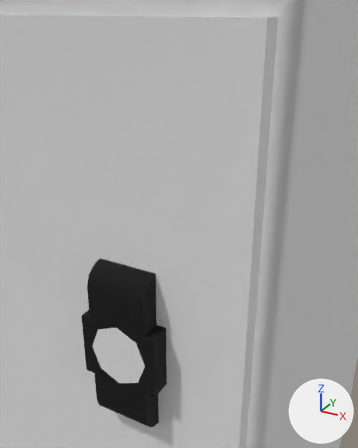
Renders of the COLLADA model scenery/reds_panels_and_operators/models/main_panel_small_layout2.dae from each side of a commit.
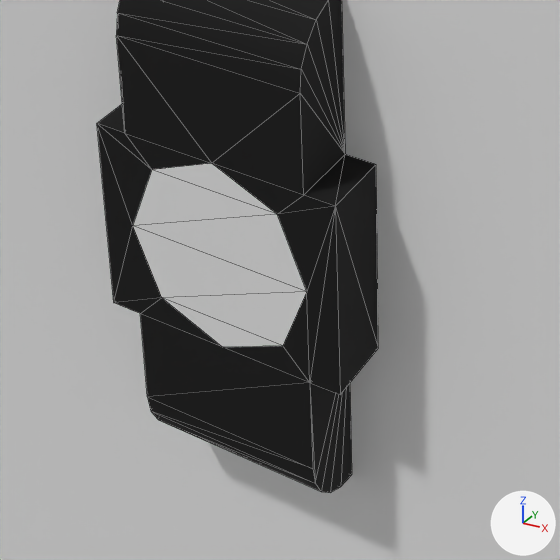
Each version appears first from a camera (50 mm lens) standing at (0.1999, -0.1283, 0.4477) and looking at (0.1275, 0.0034, 0.3819), and next in a close-up on the part from 15% to 62% of the width and 62% to 100% of the height. Every picture has the same lights, and +X, +Y and +Z are marked at lower right. The close-ups show mesh edges as thin lines. Where no turn or scale is listed for an object, it has been applied to the vertices. Vertices at the same position are counted once.

In view in the first close-up: 'panel', 'panel_door_lock'.
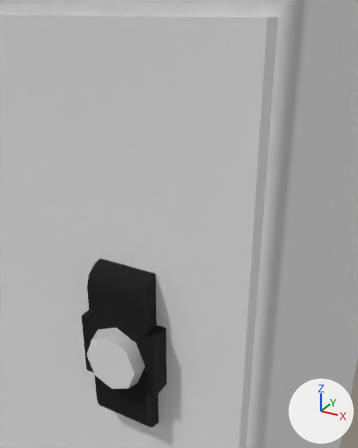
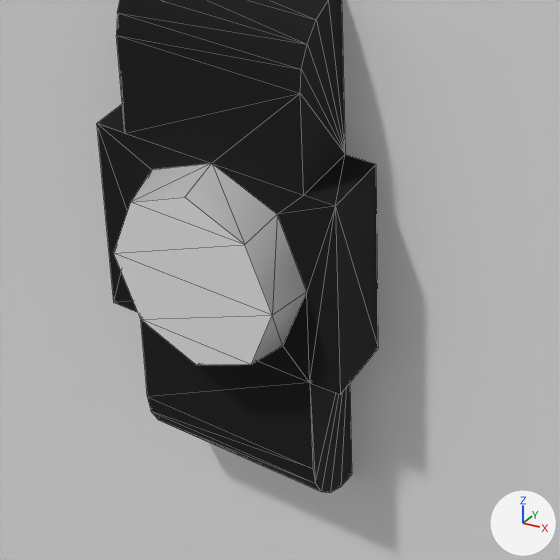
Changed parts and their boxes [x1, y1, x2, y2] in the close-ups (560 x 560 px):
part 1 of me_panel_door_lock, built on
    before: [98, 35, 307, 347]
    after: [98, 35, 307, 365]

Edits to the bpy script that builds the scene:
```text
Change me_panel_door_lock:
    used by ob_panel_door_lock; location = (0.1084, -0.015, 0.3127)
    remove me_panel_door_lock.from_pydata(...)  # 48 vertices, 82 faces; spans x -0.0035..0.0245, y -0.0075..0.0, z 0.0..0.06
    add me_panel_door_lock.from_pydata(...)  # 56 vertices, 98 faces; spans x -0.0035..0.0245, y -0.0119..0.0, z 0.0..0.06
    me_panel_door_lock part 1
    10 faces are deleted
    8 vertices are added at x 0.001..0.0199, y -0.0119, z 0.0199..0.0401
    4 new faces join them, mat_black (black #000000)
    6 new faces join them, mat_key_hole_displacement (its picture is missing)
    16 new faces join them, mat_silver (light grey #c0c0c0)
    add me_panel_door_lock.materials.append(mat_silver)  # light grey #c0c0c0
```
